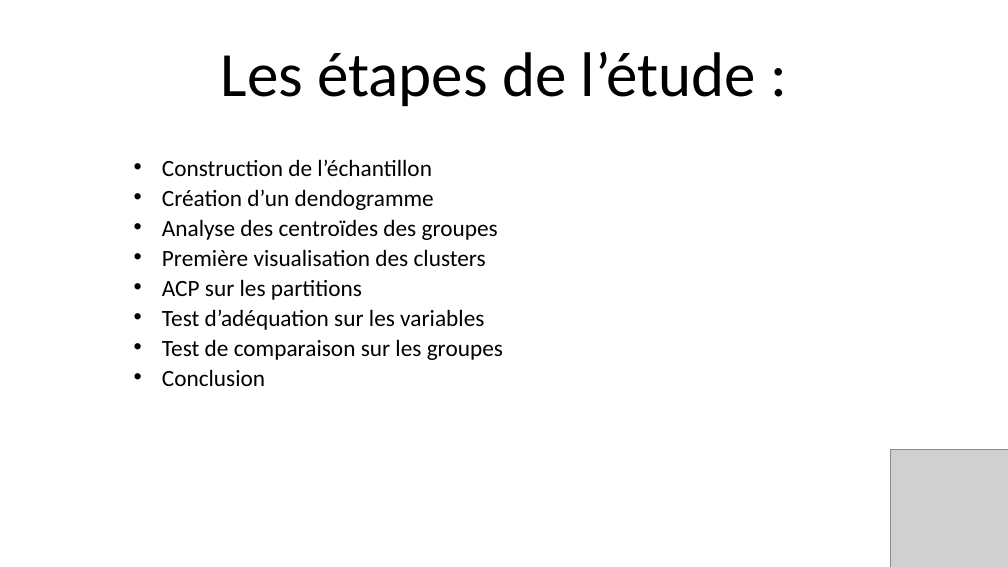
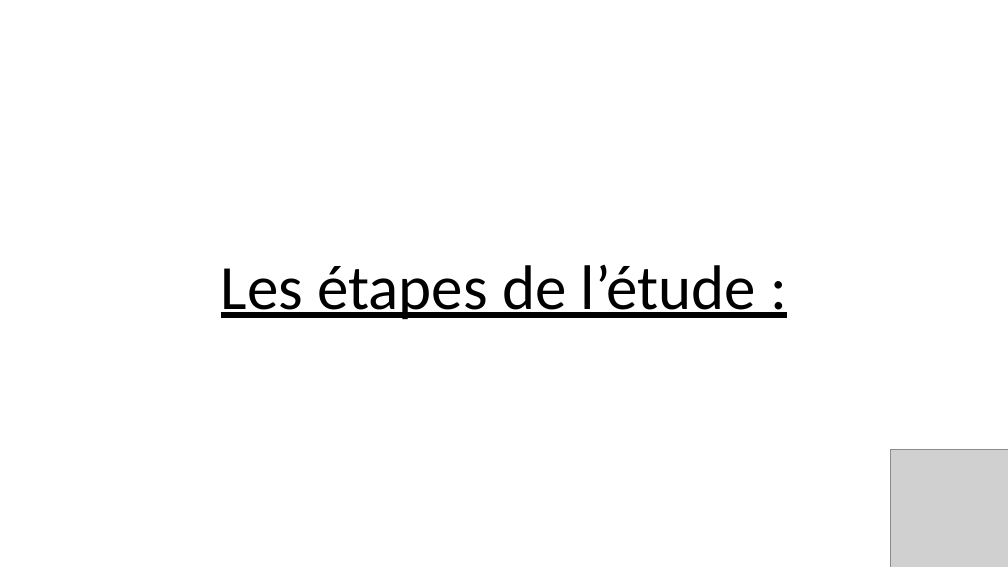
Before and after one commit to Julien-paulet/Projet_5_effectuez_une_etude_de_marche, a slide deck: slide 8 of Projet_5_présentation.pptx (slide 9 before the commit). Drawn at 1008x567 pixels with LibreOffice and Linux fonts; fonts in the diff are those of the drawing; grey boxes stand for pictures. Boxes give left, top, right and bottom in pixels: in the first picture for what was removed or moved away, otherwise in the second. Text is boxed around its words. In the diff, an @@ line names an element or a change of style, - is before the commit and + after.

```diff
--- a/Projet_5_présentation.pptx
+++ b/Projet_5_présentation.pptx
@@ subtitle removed at [162, 159, 503, 386] @@
-• Construction de l’échantillon
-• Création d’un dendogramme
-• Analyse des centroïdes des groupes
-• Première visualisation des clusters
-• ACP sur les partitions
-• Test d’adéquation sur les variables
-• Test de comparaison sur les groupes
-• Conclusion
@@ title "Les étapes de l’étude :": place and size @@
-title "Les étapes de l’étude :" at [221, 51, 756, 106]
+title "Les étapes de l’étude :" at [221, 264, 756, 319]
@@ title "Les étapes de l’étude :" at [221, 264, 756, 319]: underline on @@
```
Also in this commit, not shown: 3 other slides changed, 11 slides added, 3 slides removed, 2 other files.
